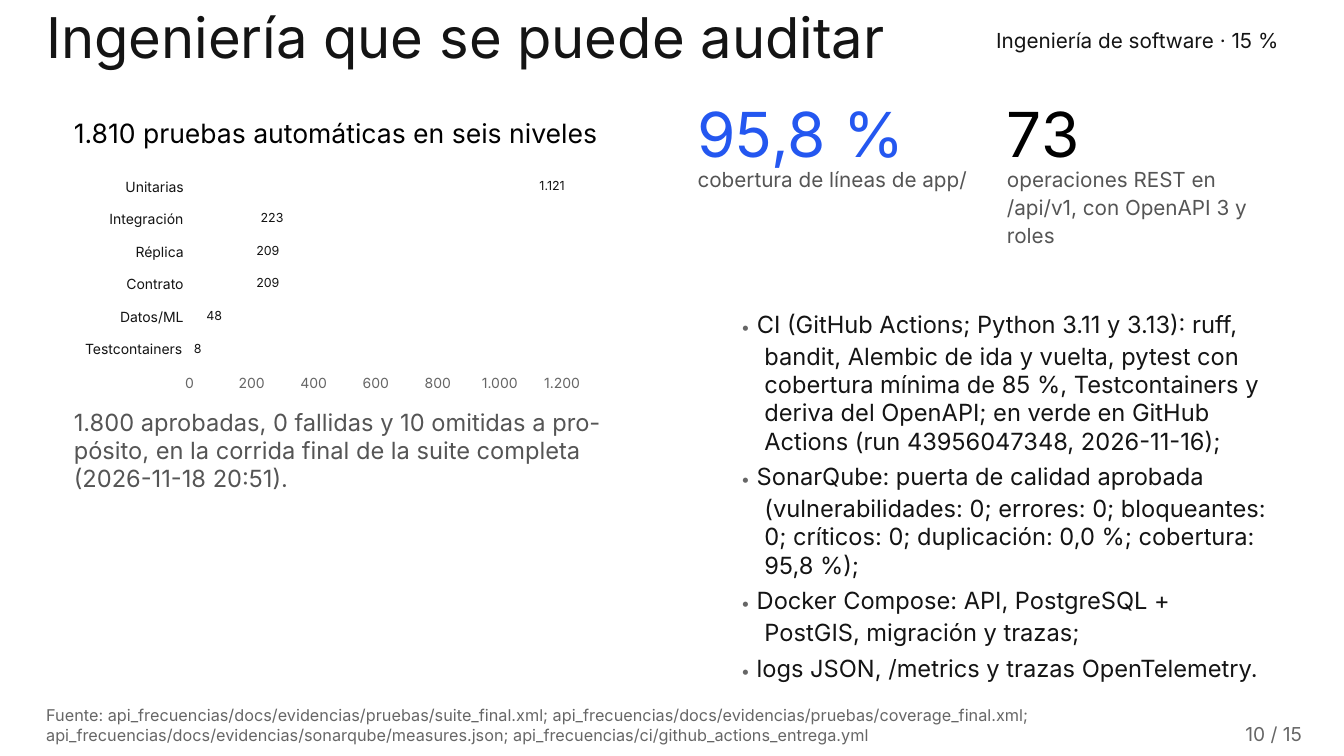
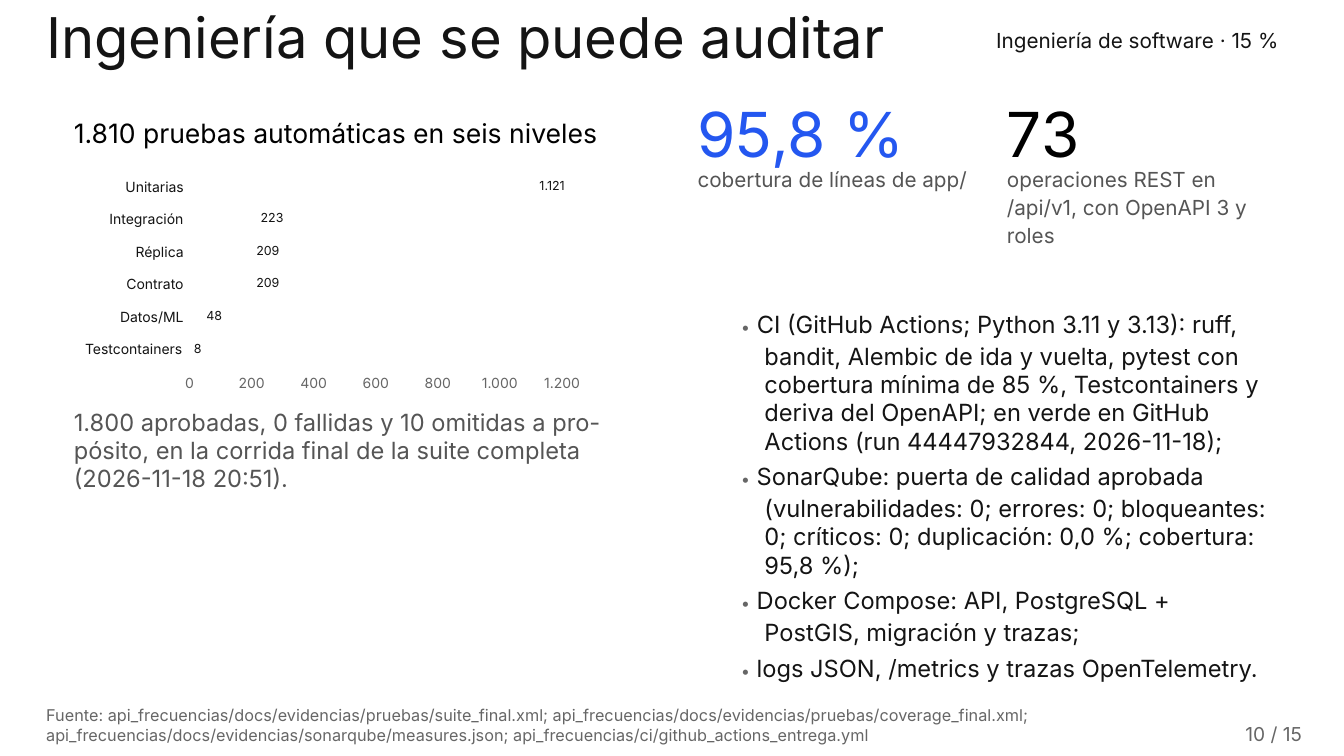
Before and after one commit to RubenEsg/Data-Challenge-pro-extreme, a slide deck: slide 10 of documentos/presentacion_final.pptx. Drawn at 1344x756 pixels with LibreOffice and Linux fonts; fonts in the diff are those of the drawing; background and template pictures are left out. Boxes give left, top, right and bottom in pixels: in the first picture for what was removed or moved away, otherwise in the second. Text is boxed around its words. In the diff, an @@ line names an element or a change of style, - is before the commit and + after.

```diff
--- a/documentos/presentacion_final.pptx
+++ b/documentos/presentacion_final.pptx
@@ text at (764, 430, 1222, 454): text changed @@
-Actions (run 43956047348, 2026-11-16);
+Actions (run 44447932844, 2026-11-18);
```
Also in this commit, not shown: 12 other files.
